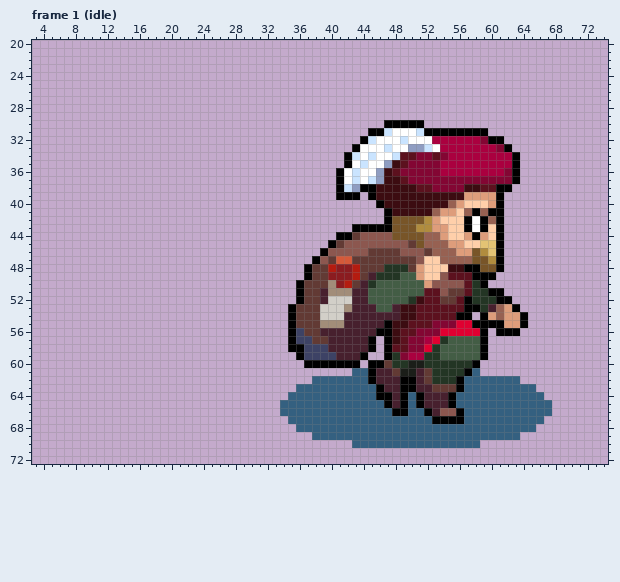
Edited in one commit: pixel-art file (assets_src/image/units/thief/cherrystone/battle_thief_cherrystone2.ase). The picture above is the old version.
85x77 pixels, 33 frames. Shown: frame 1 (idle): x 3..74, y 20..72. The commit also changed other frames, which this record leaves out.
After:
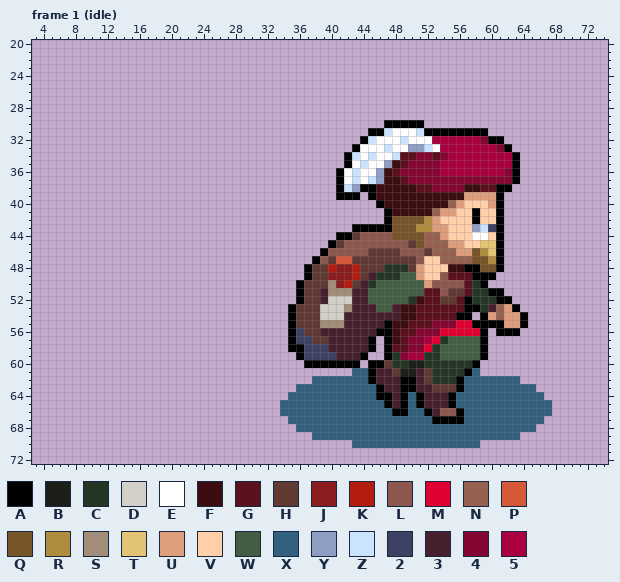
Palette (. is transparent): A #000000  B #1b1e19  C #233524  D #d2cfc8  E #ffffff  F #3c0c11  G #5c111e  H #623a34  J #8b1c20  K #b41c10  L #8c574f  M #e00031  N #976152  P #d55939  Q #785528  R #b08c3e  S #a28d79  T #e3c374  U #de9d7b  V #ffcfaa  W #435d45  X #346080  Y #8f9dc2  Z #cae4ff  2 #3d4265  3 #47202e  4 #830633  5 #aa003f
Diff:
--- frame 1 (idle), layer "Layer 12"
@@ x 55..62 @@
 40 NUVVVUA.
-41 UVNANAA.
-42 VVAEANA.
-43 VVAEAVA.
-44 VVUAUVA.
+41 UVVAVVA.
+42 VVVAVVA.
+43 VVVYZ2A.
+44 VVVEEVA.
 45 UUVVTTA.
Boxes around the changes in both pictures, in picture pixels (x1, y1, x2, y2):
changed: (464, 208, 496, 240)
